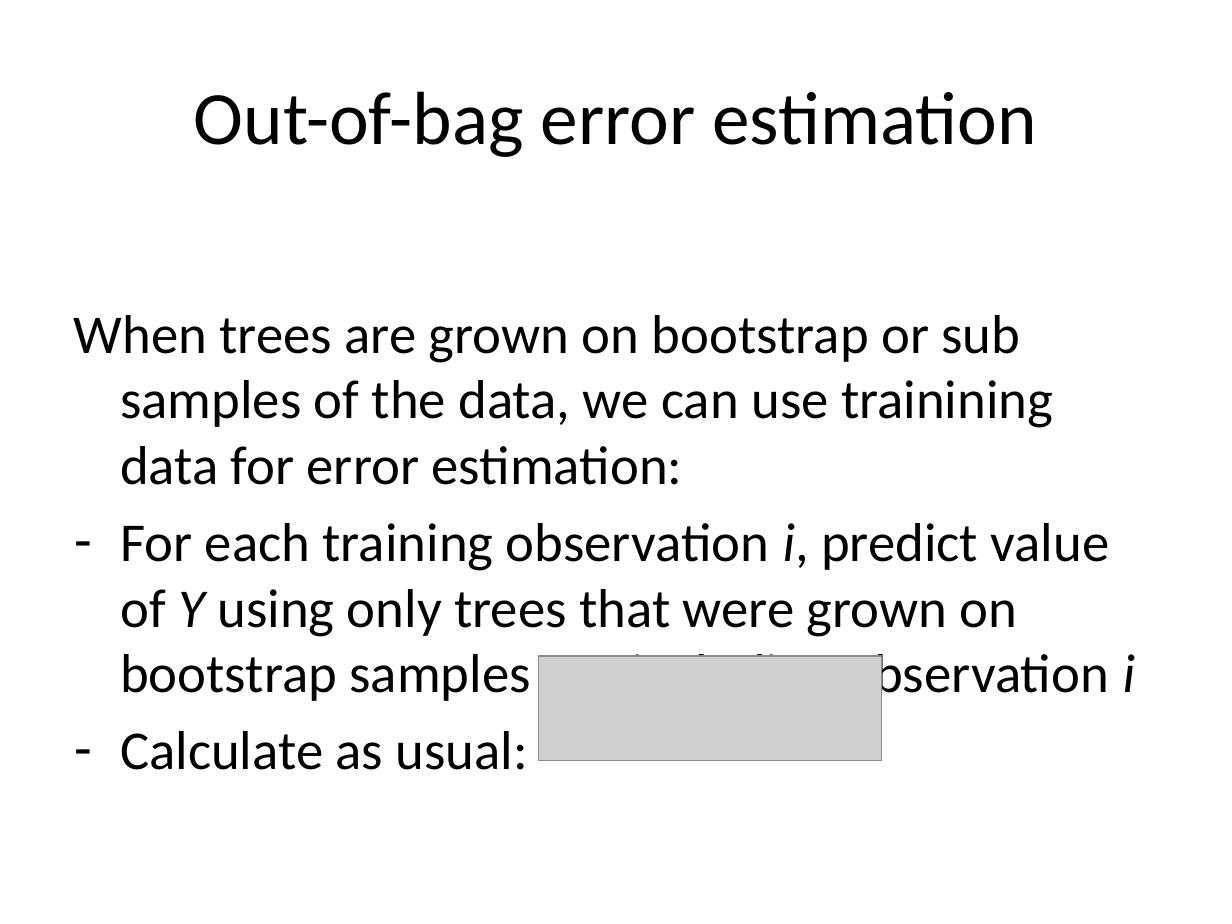
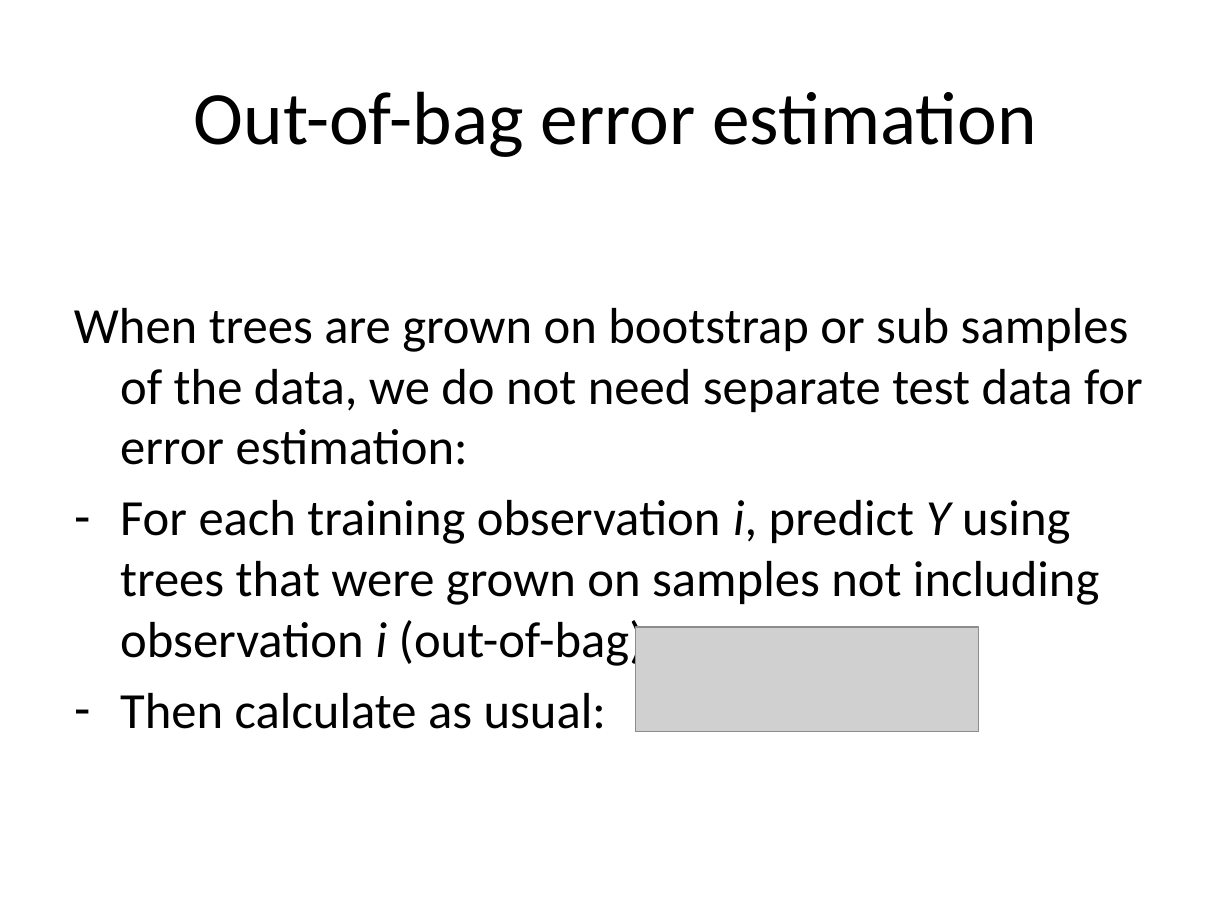
Before and after one commit to marjoleinF/IOPS-SLP, a slide deck: slide 25 of IOPS - trees & ensembles.pptx. Drawn at 1232x924 pixels with LibreOffice and Linux fonts; fonts in the diff are those of the drawing; grey boxes stand for pictures. Boxes give left, top, right and bottom in pixels: in the first picture for what was removed or moved away, otherwise in the second. Text is boxed around its words. In the diff, an @@ line names an element or a change of style, - is before the commit and + after.

```diff
--- a/IOPS - trees & ensembles.pptx
+++ b/IOPS - trees & ensembles.pptx
@@ text at <box>74,308,1143,729</box>: text changed; size 32 to 29.6 pt @@
-When trees are grown on bootstrap or sub samples of the data, we can use trainining data for error estimation:
-– For each training observation i, predict value of Y using only trees that were grown on bootstrap samples not including observation i
-– Calculate as usual:
+When trees are grown on bootstrap or sub samples of the data, we do not need separate test data for error estimation:
+– For each training observation i, predict Y using trees that were grown on samples not including observation i (out-of-bag)
+– Then calculate as usual:
@@ picture: place and size @@
-picture at <box>538,655,881,760</box>
+picture at <box>636,627,978,732</box>
```
Also in this commit, not shown: 5 other slides changed, 1 other file.
